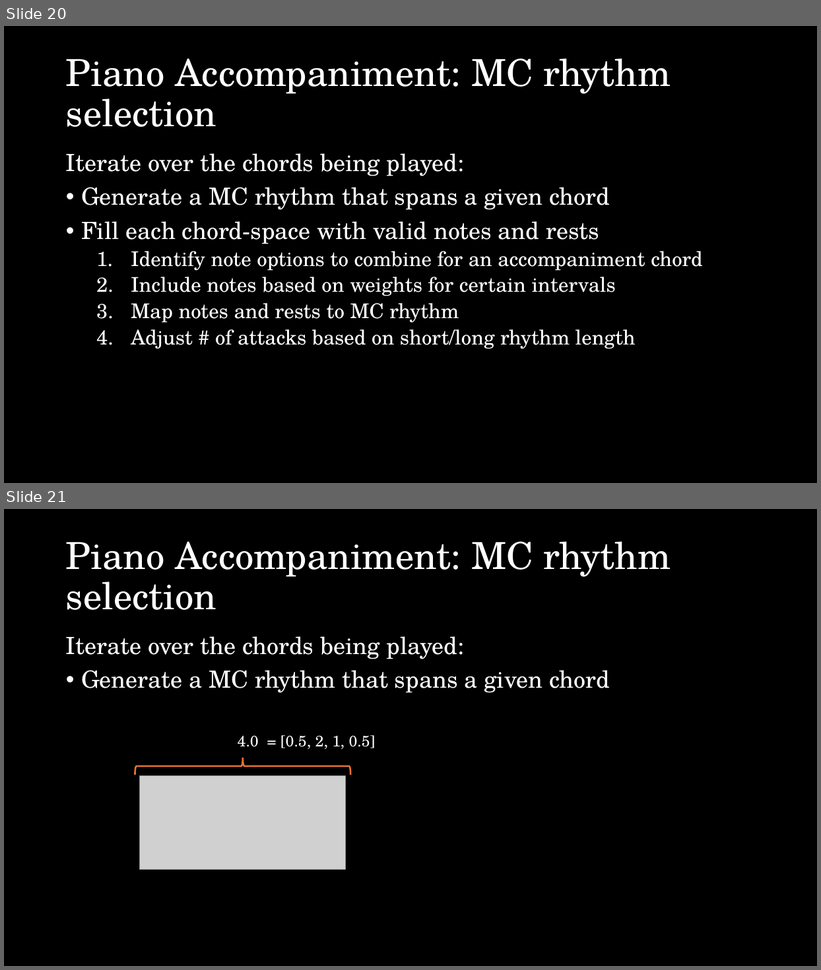
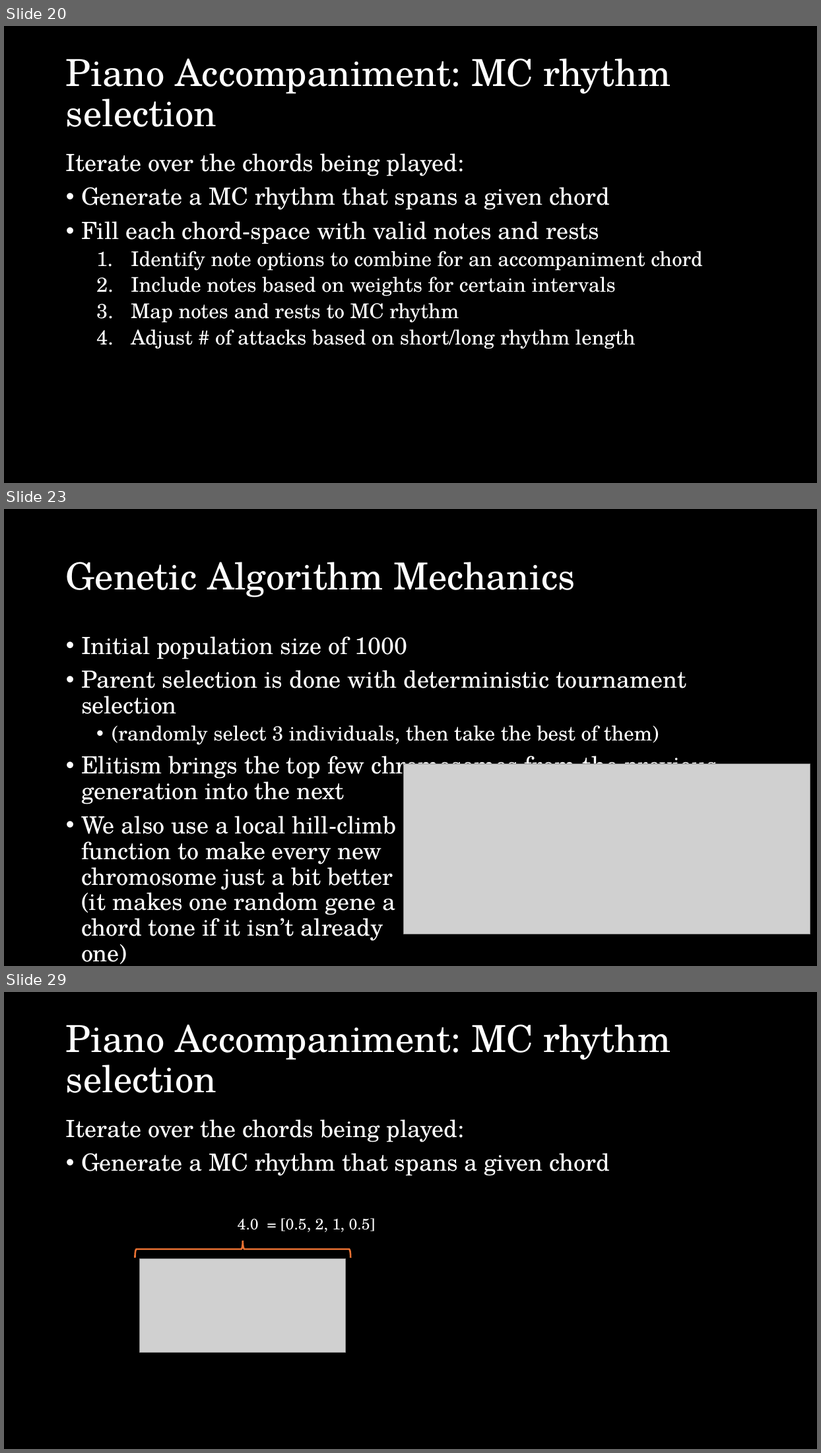
Before and after one commit to esharo02/150Final, a slide deck: CS150 final presentation.pptx. Shown one above the other, each under a label of ours: slides 20 and 21 before the commit, slides 20, 23 and 29 after it; the slides between them are not shown. The pictures are 821x970 and 821x1453 pixels, drawn with LibreOffice and Linux fonts; fonts in the diff are those of the drawing; grey boxes stand for pictures. Boxes give left, top, right and bottom in pixels: in the first picture for what was removed or moved away, otherwise in the second. Text is boxed around its words. In the diff, an @@ line names an element or a change of style, - is before the commit and + after.

```diff
--- a/CS150 final presentation.pptx
+++ b/CS150 final presentation.pptx
@@ slide 23 added at (4, 509, 817, 966), background #000000 @@
@@ title added at (66, 562, 575, 597), 44 pt, text #FFFFFF @@
+Genetic Algorithm Mechanics
@@ text added at (81, 636, 717, 964), 28 pt, text #FFFFFF @@
+• Initial population size of 1000
+• Parent selection is done with deterministic tournament selection
+  • (randomly select 3 individuals, then take the best of them)
+• Elitism brings the top few chromosomes from the previous generation into the next
+• We also use a local hill-climb
+  function to make every new
+  chromosome just a bit better
+  (it makes one random gene a
+  chord tone if it isn’t already
+  one)
@@ picture added at (404, 764, 811, 935) @@
@@ what was slide 21 is now slide 29 @@
```
Also in this commit, not shown: 4 slides changed, 12 other slides added.
